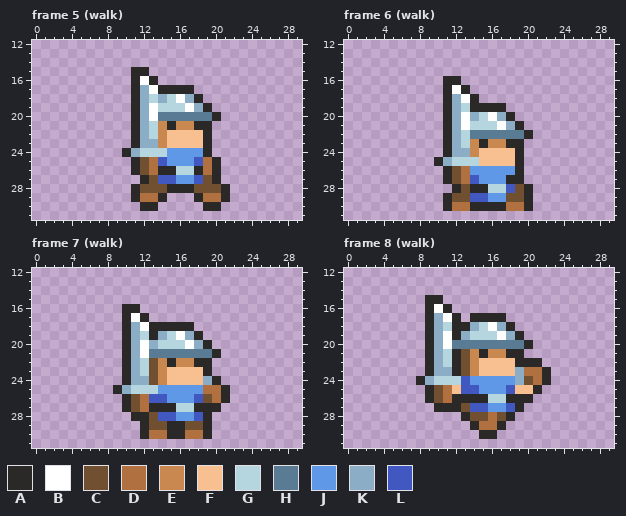
Edited in one commit: pixel-art file (assets/actors/MiniSwordMan.aseprite). Above is the file before it was changed.
32x32 pixels, 30 frames. Shown: frame 5 (walk): x 0..29, y 12..31; frame 6 (walk): x 0..29, y 12..31; frame 7 (walk): x 0..29, y 12..31; frame 8 (walk): x 0..29, y 12..31. The commit also changed other frames, which this record leaves out.
Visible layers, top first: "slash", "outline", "hands", "main".
Palette (. is transparent): A #2b2928  B #ffffff  C #705030  D #b07040  E #c88850  F #f8c090  G #b5d6de  H #5a7b94  J #6098e8  K #8cadc6  L #4058c0
Pixels before, frame 5 (walk), first column x 10:
15 .AA.........
16 .ABA........
17 .AKBAAAA....
18 .AKGKGBKA...
19 .AKBGGGBKA..
20 .AKBHHHHHHA.
21 .AKGEAEEAA..
22 .AKGEFFFFA..
23 .AKKEFFFFA..
24 AKGGGJJJJA..
25 .ACDLJJJLDA.
26 .ACDAAGGADA.
27 ..ACLLJJLCA.
28 .ACCCAAACCCA
29 .ADDA...ADDA
30 ..AA.....AA.
Pixels before, frame 6 (walk), first column x 10:
16 .AA........
17 .ABA.......
18 .AKBA......
19 .AKGAAAA...
20 .AKBKGBKA..
21 .AKBGGGBKA.
22 .AKGHHHHHHA
23 .AKGEAEEAA.
24 .AKKEFFFFA.
25 AKGGGFFFFA.
26 .ACDJJJJJA.
27 .ACDLJJJAA.
28 ..ACAAGGLCA
29 .ACCLLJJCCA
30 .ADDAAAADDA
Pixels before, frame 7 (walk), first column x 9:
16 .AA..........
17 .ABA.........
18 .AKBAAAAA....
19 .AKGAKGBKA...
20 .AKBKGGGBKA..
21 .AKBHHHHHHHA.
22 .AKGCEAEEAA..
23 .AKGCEFFFFA..
24 .AKKCEFFFFKA.
25 AKGGGJJJJJDDA
26 .ACDLLJJJLCDA
27 .ACDAAAGGAAA.
28 ..AACLLJJLA..
29 ...ACCAACCA..
30 ...ADDAADDA..
Pixels before, frame 8 (walk), first column x 8:
15 .AA............
16 .ABA...........
17 .AKBA.AAAA.....
18 .AKGAAKGBKA....
19 .AKBAKGGGBKA...
20 .AKBHHHHHHHHA..
21 .AKGACEAEEAA...
22 .AKGACEFFFFAAA.
23 .AKKACEFFFFKDDA
24 AKGGGLJJJJJKCDA
25 .ACDFLLJJJLFFA.
26 .ACDAAAAGGAAA..
27 ..AAACLLJJLA...
28 .....ACCDCA....
29 ......ADDA.....
30 .......AA......
Now the later version:
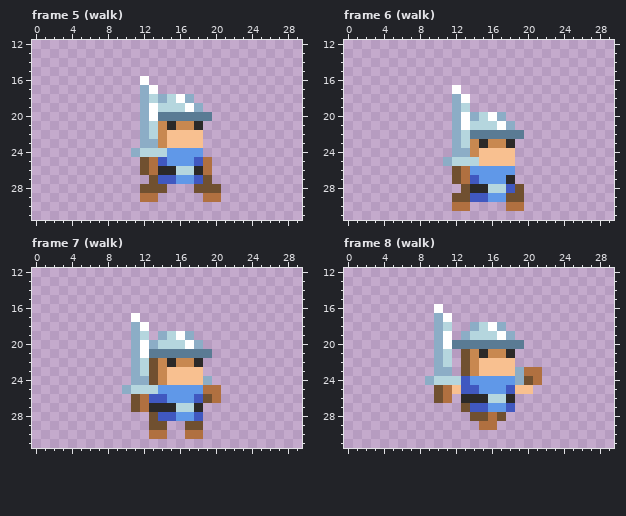
From old to new:
layer "outline" now hidden
Changed rows in their new state; - is an unchanged pixel.
Frame 5 (walk):
first column x 10:
15 -..---------
16 -.-.--------
17 -.--....----
18 -.------.---
19 -.-------.--
20 -.--------.-
21 -.-------.--
22 -.-------.--
23 -.-------.--
24 .--------.--
25 -.--------.-
26 -.--------.-
27 --.-------.-
28 -.---...---.
29 -.--.---.--.
30 --..-----..-
Frame 6 (walk):
first column x 10:
16 -..--------
17 -.-.-------
18 -.--.------
19 -.--....---
20 -.------.--
21 -.-------.-
22 -.--------.
23 -.-------.-
24 -.-------.-
25 .--------.-
26 -.-------.-
27 -.-------.-
28 --.-------.
29 -.--------.
30 -.--....--.
Frame 7 (walk):
first column x 9:
16 -..----------
17 -.-.---------
18 -.--.....----
19 -.--.----.---
20 -.--------.--
21 -.---------.-
22 -.--------.--
23 -.--------.--
24 -.---------.-
25 .-----------.
26 -.----------.
27 -.--------..-
28 --..------.--
29 ---.--..--.--
30 ---.--..--.--
Frame 8 (walk):
first column x 8:
15 -..------------
16 -.-.-----------
17 -.--.-....-----
18 -.--..----.----
19 -.--.------.---
20 -.----------.--
21 -.--.------.---
22 -.--.------...-
23 -.--.---------.
24 .-------------.
25 -.-----------.-
26 -.--.------..--
27 --...------.---
28 -----.----.----
29 ------.--.-----
30 -------..------
Changed places in both pictures, as pixel boxes (x1, y1, x2, y2):
erased: (122, 67, 230, 211)
erased: (434, 76, 533, 211)
erased: (113, 304, 230, 439)
erased: (416, 295, 551, 439)
